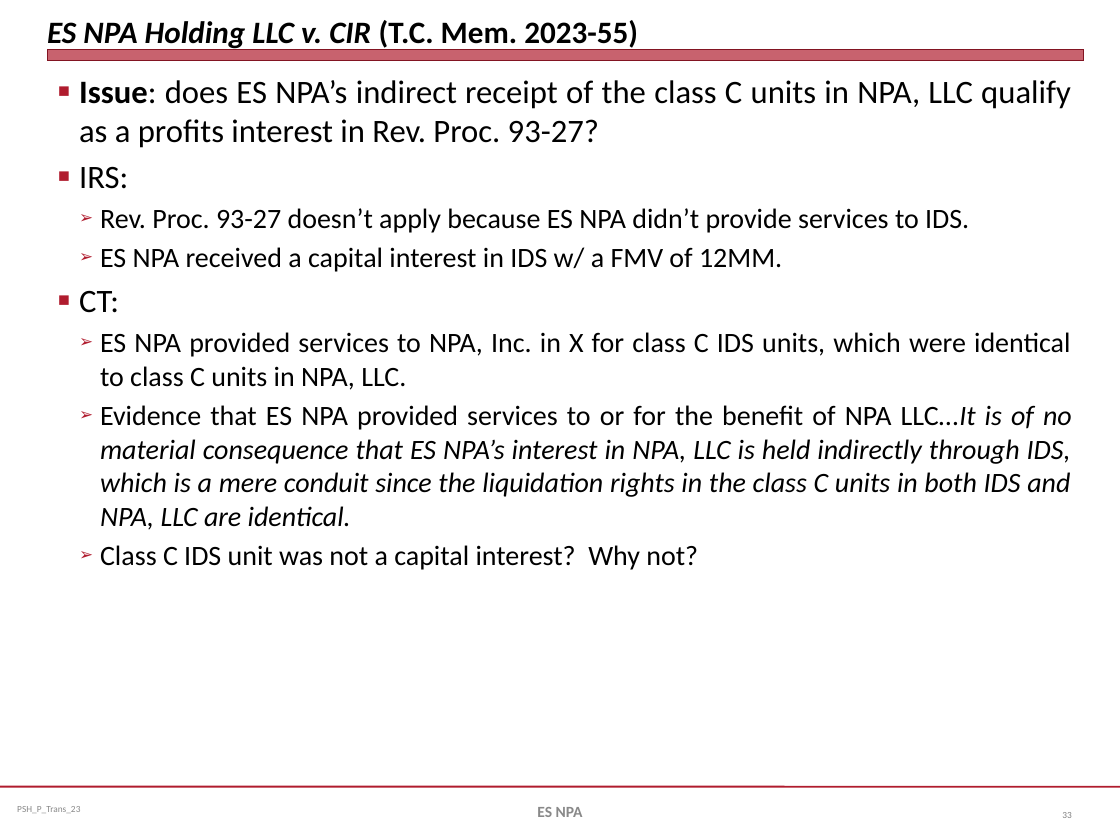
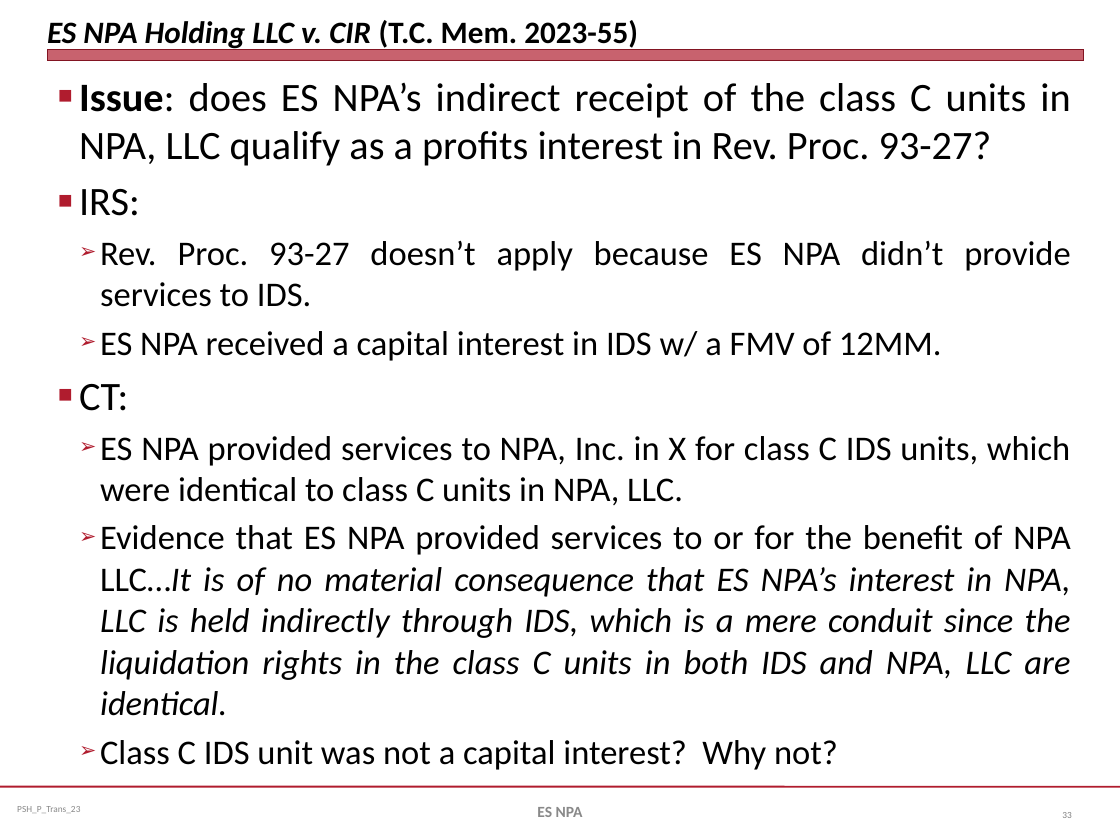
Before and after one commit to jmc877/Partnership-Tax, a slide deck: slide 33 of slides/PSH_P_Trans_23.pptx. Drawn at 1120x840 pixels with LibreOffice and Linux fonts; fonts in the diff are those of the drawing. Boxes give left, top, right and bottom in pixels: in the first picture for what was removed or moved away, otherwise in the second. Text is boxed around its words. In the diff, an @@ line names an element or a change of style, - is before the commit and + after.

```diff
--- a/slides/PSH_P_Trans_23.pptx
+++ b/slides/PSH_P_Trans_23.pptx
@@ text "Issue: does ES NPA’s indirect ..." at bbox=[79, 83, 1071, 770]: size 21 to 25.9 pt in "Issue: does ES NPA’s indirect receipt of ...", "IRS:", "CT:"; size 18 to 22.2 pt in "Rev. Proc. 93-27 doesn’t apply because ES ...", "ES NPA received a capital interest in ...", "ES NPA provided services to NPA, Inc. ...", "Evidence that ES NPA provided services to ..." and 1 more places @@
```
Also in this commit, not shown: 2 other slides changed, 2 other files.
